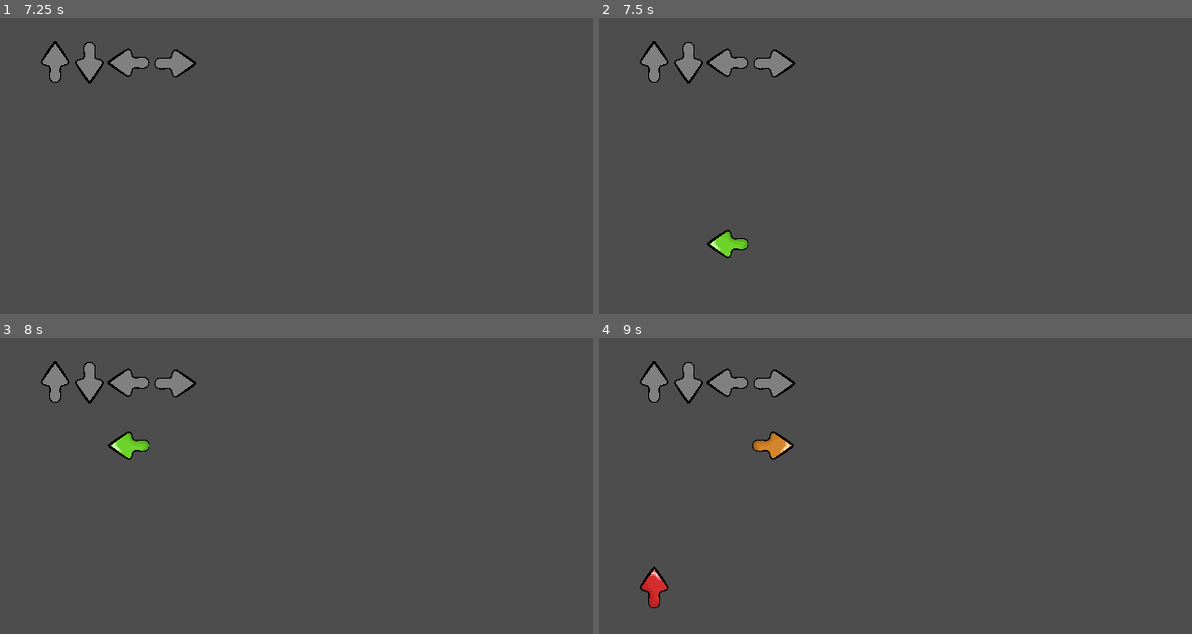
Above: before the commit, frames 1-4 (two rows, left to right).
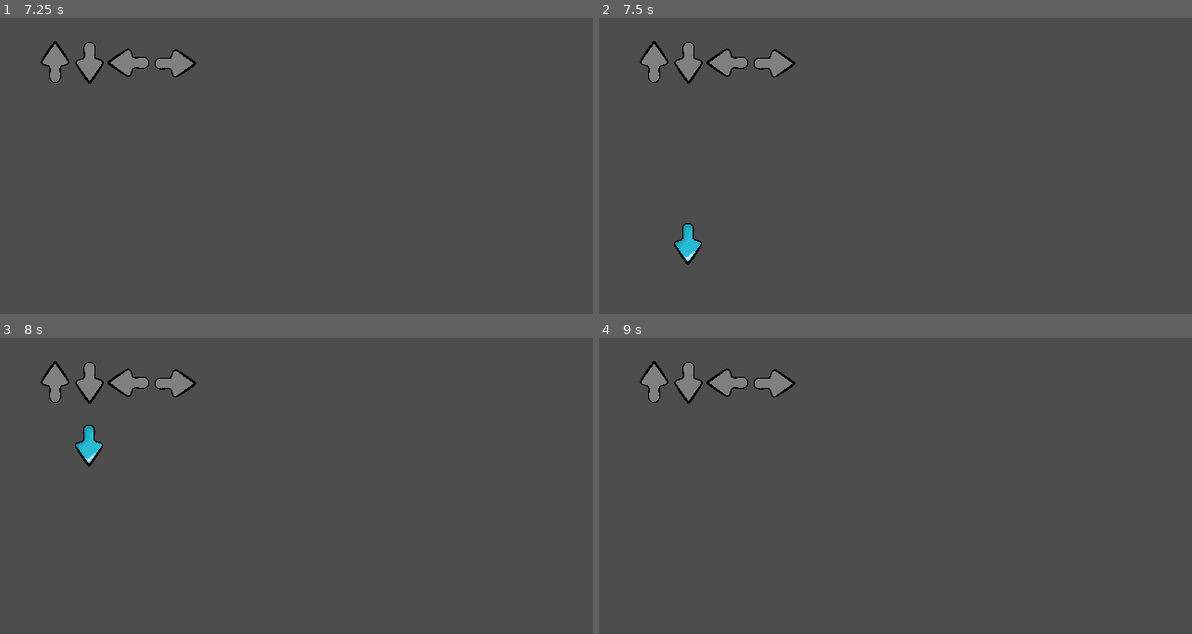
Above: after the commit, the same moments.

Repository: Wings-of-the-Abyss/Backspin
Game: Godot game, scene res://scenes/menu/main menu.tscn
Two runs of this game, one before a commit and one after it. Both use one fixed random seed, a clock stepped at 60 frames per second and the inputs below.
Inputs (mouse positions are in pixels of both pictures, inside the frame that each line leads up to):
- Up to frame 1 (7.25 s): click (88, 94) at 0.5 s; click "1" at 1.25 s; click "2" at 2 s; click "3" at 2.75 s; click "4" at 3.5 s; tap Enter (ui_accept) at 4.25, 4.52, 5.27, 6.77 s; move the mouse to (426, 151) at 4.27 s; hold Right (right) 4.28-5.03 s; move the mouse to (177, 180) at 5.02 s; hold Down (down) 5.03-5.78 s; move the mouse to (355, 100) at 5.77 s; hold Right (right) 5.78-6.53 s; move the mouse to (266, 225) at 6.52 s; hold Up (up) from 6.53 s (still down)
- Up to frame 2 (7.5 s): move the mouse to (1073, 210) at 7.27 s; release Up (up) at 7.28 s; hold Left (left) from 7.28 s (still down)
- Up to frame 3 (8 s): keep holding Left (left); tap Enter (ui_accept) at 7.52 s
- Up to frame 4 (9 s): move the mouse to (717, 441) at 8.02 s; tap Enter (ui_accept) at 8.27 s; move the mouse to (925, 486) at 8.77 s; release Left (left) at 8.78 s; hold Down (down) from 8.78 s (still down)

Frame 1 is identical in both runs. In frame 2, 0.7% of the frame differs, in the area x 12-26%, y 69-84%; in frame 3, 0.7%; in frame 4, 0.7%, in the area x 6-33%, y 31-92%.

Commit message:
bugs from before fixed

Diff:
--- a/autoloads/Playerdata.gd
+++ b/autoloads/Playerdata.gd
@@ -7,12 +7,7 @@
 var MoveDeck: Array[Move] = [
 	EXAMPLE,
 ]
-var ActionPoints: Array[StringName] = [
-	&"left",
-	&"right",
-	&"up",
-	&"down"
-]
+var ActionPoints: Array[StringName] = []
 
 func update_score(amount: int):
 	if amount < 0:
--- a/autoloads/TurnManager.gd
+++ b/autoloads/TurnManager.gd
@@ -60,14 +60,18 @@
 
 ##Executes the queue
 func execute_queue() -> void:
+	print(queue)
 	for M in queue:
 		await play_move(M)
 	execution_complete.emit()
 
+
 ##Executes the sequence of notes
 func play_move(move: Move) -> void:
-	for i in range(move.Notes.size()-1):
+	print("bruh")
+	for i in range(move.Notes.size()):
 		var note_type = move.Notes[i]
+		print(note_type)
 		var note = Note.new()
 		note.assigned_input = note_type
 		active_notes.push_front(note)
--- a/scenes/game/fight/fight_ui/move_deck.gd
+++ b/scenes/game/fight/fight_ui/move_deck.gd
@@ -30,6 +30,7 @@
 
 func _on_move_1_button_down() -> void:
 	TurnManager.add_move_to_queue(hand[0])
+	print(hand[0])
 
 func _on_move_2_button_down() -> void:
 	TurnManager.add_move_to_queue(hand[1])
